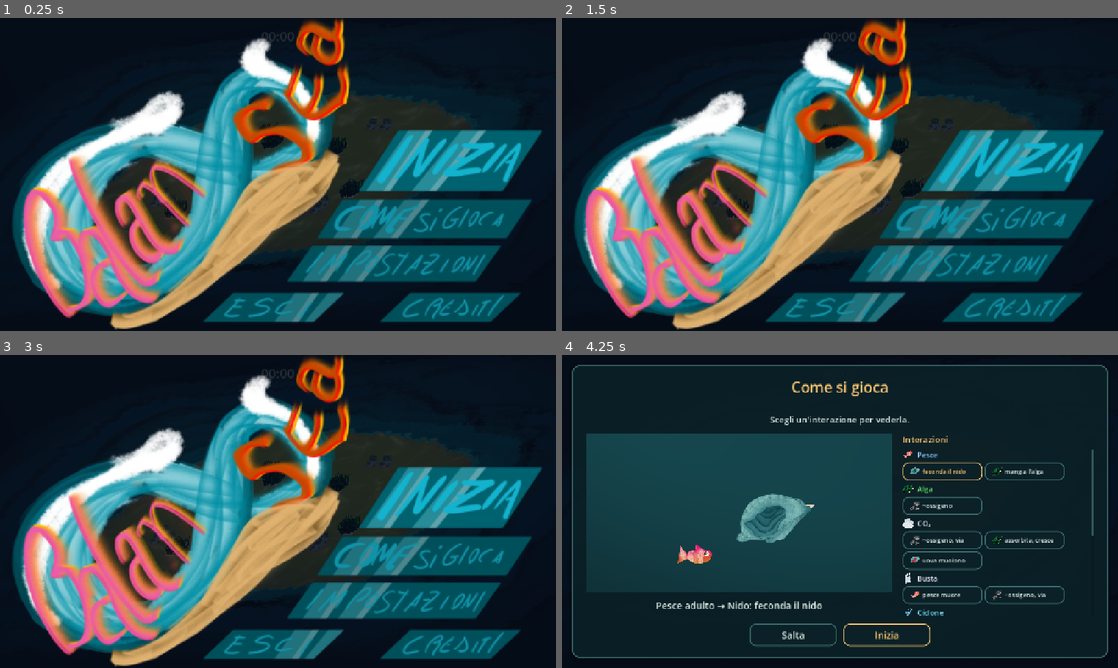
Above: before the commit, frames 1-4 (two rows, left to right).
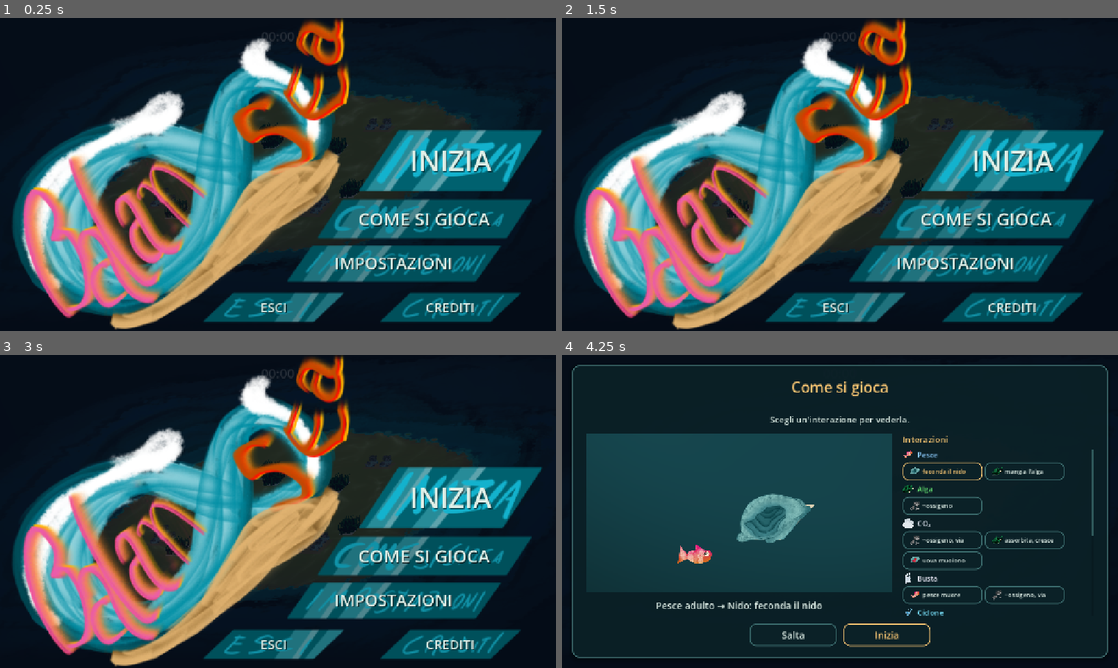
Above: after the commit, the same moments.

Repository: TakFog/rgj2026
Game: Godot game, scene res://main/main.tscn
Same seed, same stepped clock (60 frames per second), same inputs: the game is played once before the commit and once after it. Sound files missing from this copy of the repository are replaced by a short silence.
Inputs (mouse positions are in pixels of both pictures, inside the frame that each line leads up to):
- Up to frame 1 (0.25 s): no input
- Up to frame 2 (1.5 s): click (956, 262) at 0.5 s; click "Indietro" at 1.25 s
- Up to frame 3 (3 s): click (450, 642) at 2 s; click "Indietro" at 2.75 s
- Up to frame 4 (4.25 s): click (1012, 498) at 3.5 s

The runs differ from the first frame. In frame 1, 2.0% of the frame differs, in the area x 47-89%, y 42-95%; in frame 2, 2.0%; in frame 3, 2.0%; in frame 4, nothing differs.

Commit message:
Draw menu button labels over the painted hotspots

Diff:
--- a/tests/unit/test_main_menu.gd
+++ b/tests/unit/test_main_menu.gd
@@ -20,6 +20,45 @@
 		var actual := menu._art_box.position + button.position
 		assert_almost(actual, expected.position, 0.01, key)
 		assert_almost(button.size, expected.size, 0.01, key)
+
+
+func test_each_hotspot_shows_its_menu_label() -> void:
+	var menu := _built_menu()
+	var expected := {
+		"play": "INIZIA",
+		"tutorial": "COME SI GIOCA",
+		"settings": "IMPOSTAZIONI",
+		"credits": "CREDITI",
+		"exit": "ESCI",
+	}
+	for key: String in expected:
+		var label := menu._hotspots[key].get_node_or_null("Label") as Label
+		assert_true(label != null, key)
+		assert_eq(label.text, expected[key], key)
+		assert_eq(label.horizontal_alignment, HORIZONTAL_ALIGNMENT_CENTER, key)
+		assert_eq(label.vertical_alignment, VERTICAL_ALIGNMENT_CENTER, key)
+		assert_eq(label.mouse_filter, Control.MOUSE_FILTER_IGNORE, key)
+
+
+func test_menu_labels_scale_with_the_painted_buttons() -> void:
+	var big := _built_menu(Vector2(1280, 720))
+	var small := _built_menu(Vector2(640, 360))
+	var big_label := big._hotspots["play"].get_node("Label") as Label
+	var small_label := small._hotspots["play"].get_node("Label") as Label
+	assert_true(big_label.get_theme_font_size("font_size")
+		> small_label.get_theme_font_size("font_size"))
+
+
+func test_menu_labels_fit_inside_their_hotspots() -> void:
+	var menu := _built_menu()
+	for key: String in MenuHotspots.RECTS:
+		var label := menu._hotspots[key].get_node("Label") as Label
+		var font := ThemeDB.fallback_font
+		var font_size := label.get_theme_font_size("font_size")
+		var text_width := font.get_string_size(
+			label.text, HORIZONTAL_ALIGNMENT_LEFT, -1, font_size).x
+		var button: Button = menu._hotspots[key]
+		assert_true(text_width <= button.size.x, key)
 
 
 func test_each_hotspot_lights_up_its_painted_shape() -> void:
@@ -65,10 +104,10 @@
 
 
 ## A menu screen with its panel built, laid out for VIEWPORT, not in the tree.
-func _built_menu() -> MainMenuScreen:
+func _built_menu(viewport := VIEWPORT) -> MainMenuScreen:
 	var menu := MainMenuScreen.new()
 	autofree(menu)
-	menu.size = VIEWPORT
+	menu.size = viewport
 	menu.add_child(menu._build_menu_panel())
 	menu._layout_art()
 	return menu
--- a/ui/b_main_menu.gd
+++ b/ui/b_main_menu.gd
@@ -2,8 +2,9 @@
 extends ColorRect
 ## Main menu overlay shown at game start (GDD §9, roadmap: title screen).
 ## The whole screen is the artist's painted menu; its five painted buttons are
-## invisible hotspots (MenuHotspots), so the art is the interface. Works while
-## the tree is paused; clicking Inizia unpauses and hides the menu.
+## invisible hotspots (MenuHotspots) with code-drawn labels (LABELS), so the art
+## is the interface. Works while the tree is paused; clicking Inizia unpauses
+## and hides the menu.
 
 ## The painted menu: the master is `video/MENU.png`, this is the web-sized copy.
 const MENU_TEXTURE: Texture2D = preload("res://assets/ui/menu.png")
@@ -11,6 +12,20 @@
 const GLOW_ALPHA := 0.22
 ## How much further it brightens while the button is held down.
 const GLOW_ALPHA_PRESSED := 0.4
+## The player-facing label drawn over each painted pill. The art itself is
+## text-free (the placeholder lettering was removed by the artist).
+const LABELS := {
+	"play": "INIZIA",
+	"tutorial": "COME SI GIOCA",
+	"settings": "IMPOSTAZIONI",
+	"credits": "CREDITI",
+	"exit": "ESCI",
+}
+## Label size as a fraction of the hotspot height, and the widest a label may
+## get relative to the hotspot, so every label fits its painted pill.
+const LABEL_HEIGHT_RATIO := 0.46
+const LABEL_WIDTH_RATIO := 0.78
+const LABEL_MIN_FONT_SIZE := 8
 
 ## Player-facing name and credits, kept in one place so the credits panel and
 ## the rest of the UI cannot drift apart.
@@ -163,6 +178,20 @@
 	button.add_child(glow)
 	glow.set_anchors_and_offsets_preset(Control.PRESET_FULL_RECT)
 
+	# The painting has no lettering, so the label is drawn over the pill.
+	var label := Label.new()
+	label.name = "Label"
+	label.text = LABELS[key]
+	label.horizontal_alignment = HORIZONTAL_ALIGNMENT_CENTER
+	label.vertical_alignment = VERTICAL_ALIGNMENT_CENTER
+	label.mouse_filter = Control.MOUSE_FILTER_IGNORE
+	label.add_theme_color_override("font_color", SeaStyle.CAPTION_COLOR)
+	label.add_theme_color_override("font_shadow_color", Color(0, 0, 0, 0.45))
+	label.add_theme_constant_override("shadow_offset_x", 2)
+	label.add_theme_constant_override("shadow_offset_y", 2)
+	button.add_child(label)
+	label.set_anchors_and_offsets_preset(Control.PRESET_FULL_RECT)
+
 	button.mouse_entered.connect(func() -> void: glow.visible = true)
 	button.mouse_exited.connect(func() -> void: glow.visible = false)
 	button.focus_entered.connect(func() -> void: glow.visible = true)
@@ -184,7 +213,18 @@
 		var button: Button = _hotspots[key]
 		button.position = rect.position - art.position
 		button.size = rect.size
-
+		_fit_label(button.get_node("Label") as Label, rect.size)
+
+
+## Scale a menu label to its painted pill: start from the pill height, then
+## shrink it if the text would spill out of the pill horizontally.
+func _fit_label(label: Label, hotspot: Vector2) -> void:
+	var base := maxi(int(hotspot.y * LABEL_HEIGHT_RATIO), LABEL_MIN_FONT_SIZE)
+	var text_width := ThemeDB.fallback_font.get_string_size(
+		label.text, HORIZONTAL_ALIGNMENT_LEFT, -1, base).x
+	var fit := minf(1.0, hotspot.x * LABEL_WIDTH_RATIO / maxf(text_width, 1.0))
+	label.add_theme_font_size_override(
+		"font_size", maxi(int(base * fit), LABEL_MIN_FONT_SIZE))
 
 
 func _build_credits_panel() -> Control:
Not shown, changed: docs/superpowers/specs/2026-11-07-menu-art-design.md
